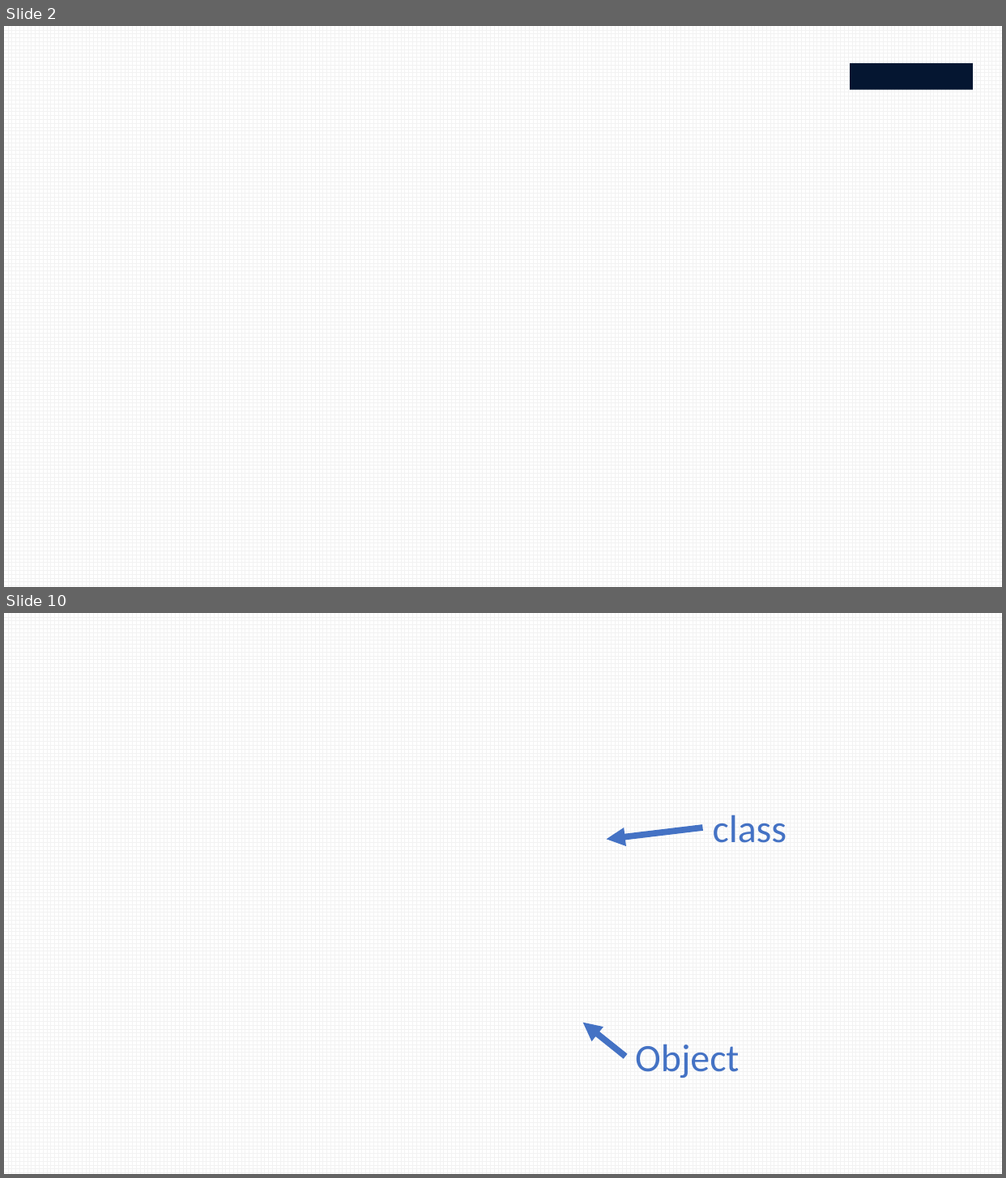
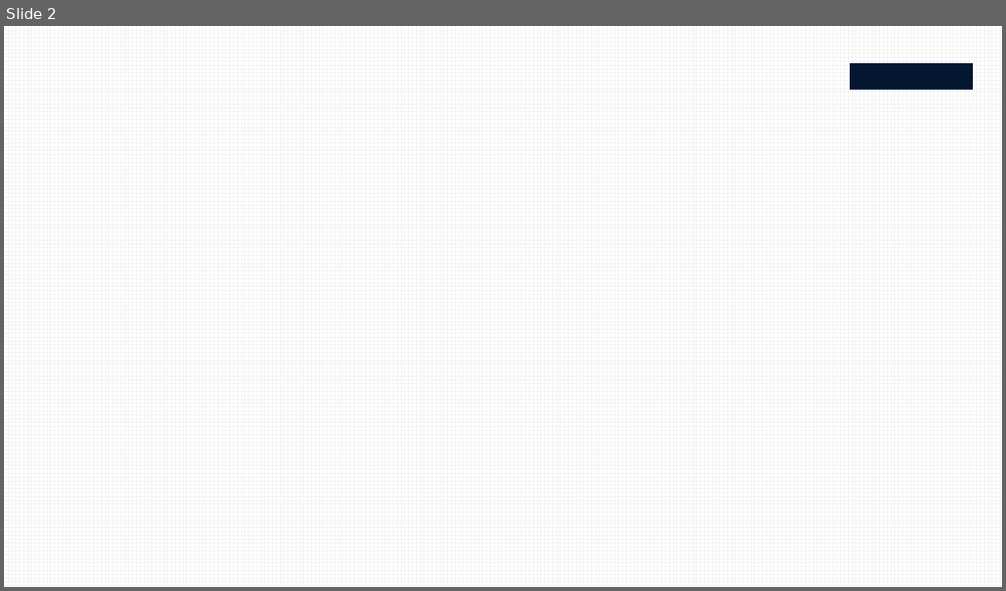
Before and after one commit to chamsi-am/python-course, a slide deck: course/course8.pptx. Shown one above the other, each under a label of ours: slides 2 and 10 before the commit, slide 2 after it; the slides between them are not shown. The pictures are 1006x1178 and 1006x591 pixels, drawn with LibreOffice and Linux fonts; fonts in the diff are those of the drawing; background and template pictures are left out. Boxes give left, top, right and bottom in pixels: in the first picture for what was removed or moved away, otherwise in the second. Text is boxed around its words. In the diff, an @@ line names an element or a change of style, - is before the commit and + after.

```diff
--- a/course/course8.pptx
+++ b/course/course8.pptx
@@ slide 10 removed at (4, 613, 1002, 1174), background picture (left out) @@
@@ arrow removed from (702, 828) to (607, 840) @@
@@ text removed at (713, 815, 787, 843) @@
-class
@@ arrow removed from (626, 1057) to (583, 1022) @@
@@ text removed at (635, 1044, 739, 1078) @@
-Object
```
Also in this commit, not shown: 1 slide changed, 6 slides added, 7 other slides removed.
